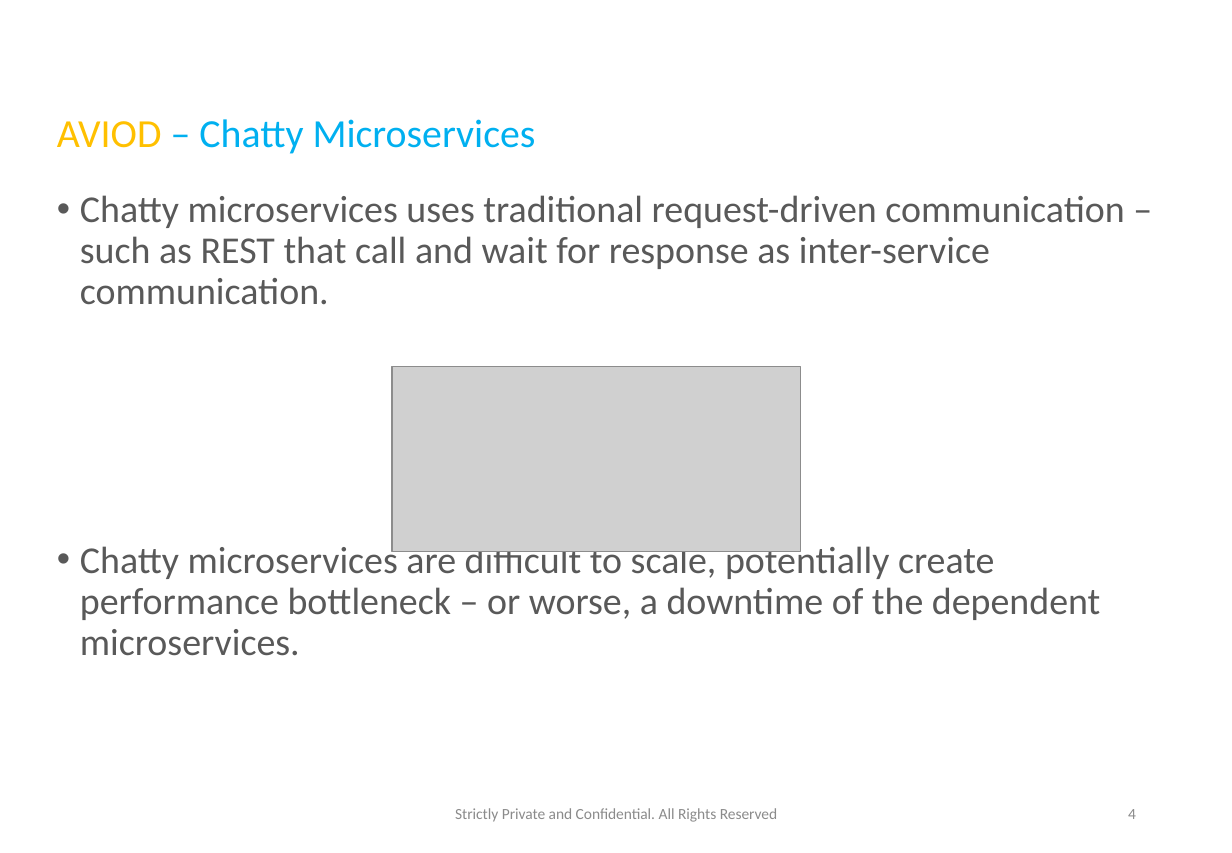
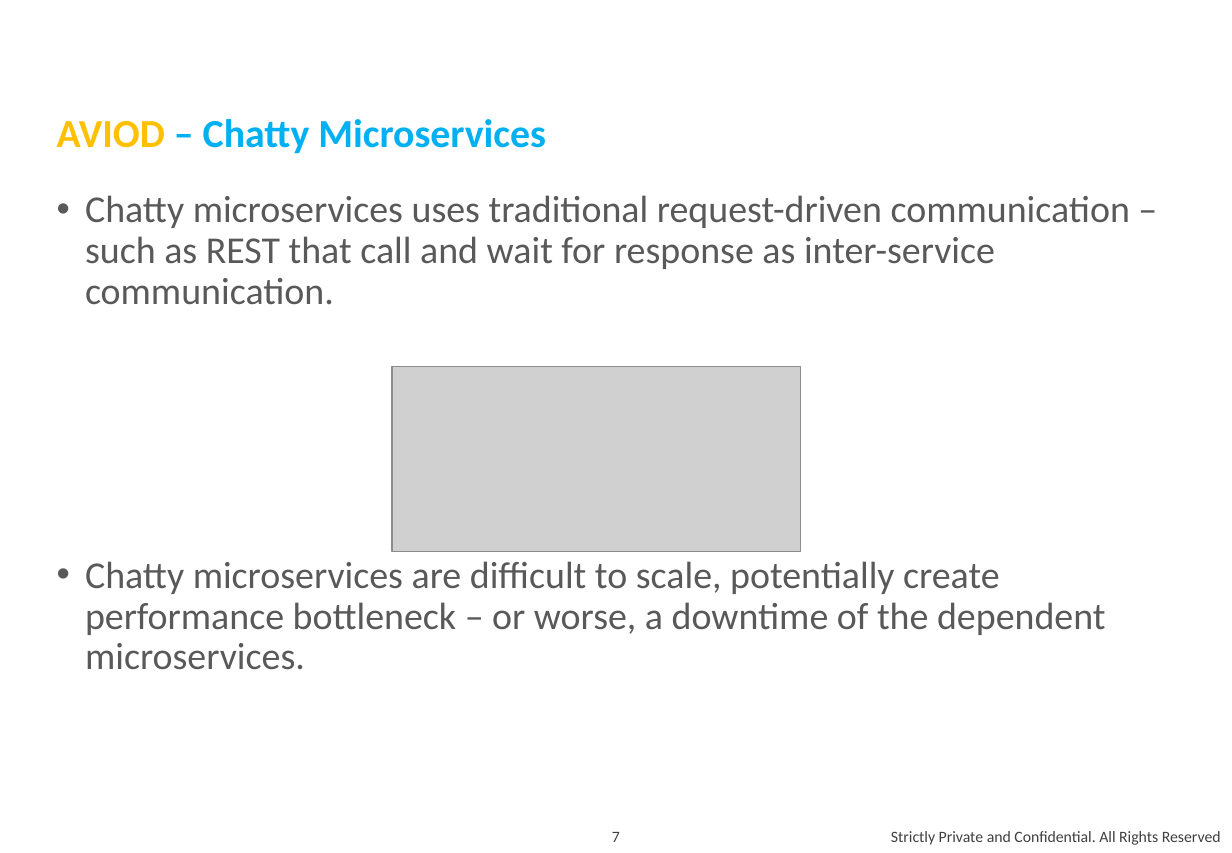
Before and after one commit to andylke/docs-microservice-dos-and-donts, a slide deck: slide 7 of microservice-dos-and-donts.pptx (slide 4 before the commit). Drawn at 1232x853 pixels with LibreOffice and Linux fonts; fonts in the diff are those of the drawing; grey boxes stand for pictures. Boxes give left, top, right and bottom in pixels: in the first picture for what was removed or moved away, otherwise in the second. Text is boxed around its words. In the diff, an @@ line names an element or a change of style, - is before the commit and + after.

```diff
--- a/microservice-dos-and-donts.pptx
+++ b/microservice-dos-and-donts.pptx
@@ title "AVIOD – Chatty Microservices" at (57,119,546,154): bold on @@
@@ text "Chatty microservices uses traditional request-driven ..." at (85,195,1130,670): indent changed; more space between paragraphs @@
@@ page number removed at (1128,809,1136,819) @@
-4
@@ page number added at (612,832,620,842), 10 pt, text #404040 @@
+7
@@ text "Strictly Private and Confidential. All ...": place and size @@
-text "Strictly Private and Confidential. All ..." at (455,808,778,822)
+text "Strictly Private and Confidential. All ..." at (891,831,1221,845)
@@ text "Strictly Private and Confidential. All ..." at (891,831,1221,845): size 9.8 to 10 pt, text colour #8C8C8C to #404040; alignment centre to right @@
```
Also in this commit, not shown: 10 other slides changed, 3 slides added, 4 slides removed, 1 other file.
